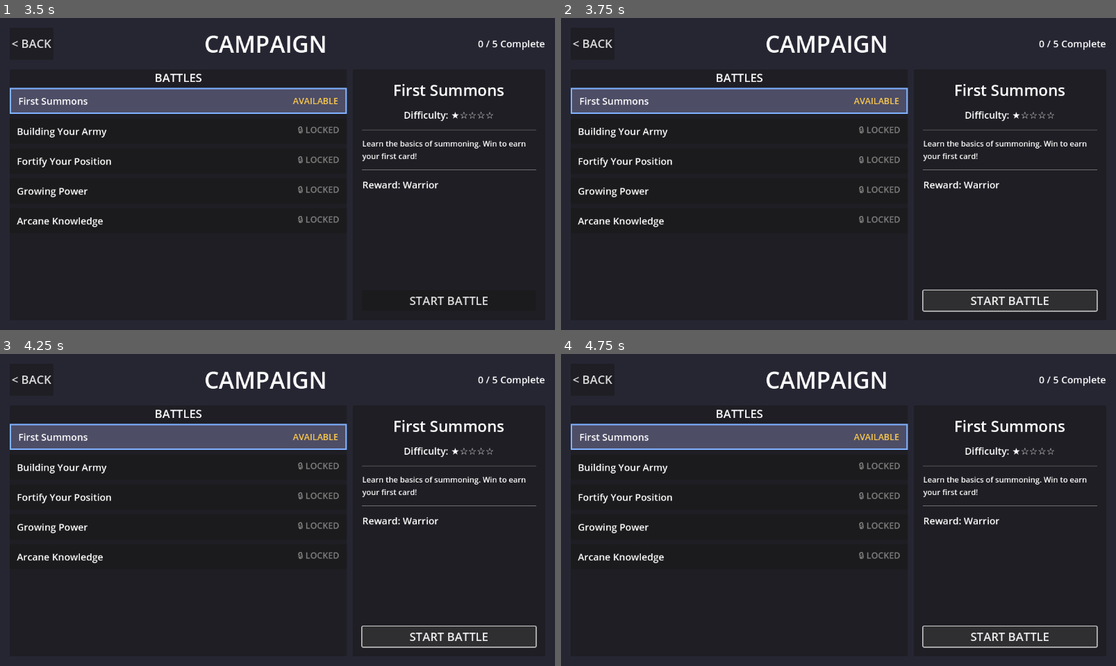
Above: before the commit, frames 1-4 (two rows, left to right).
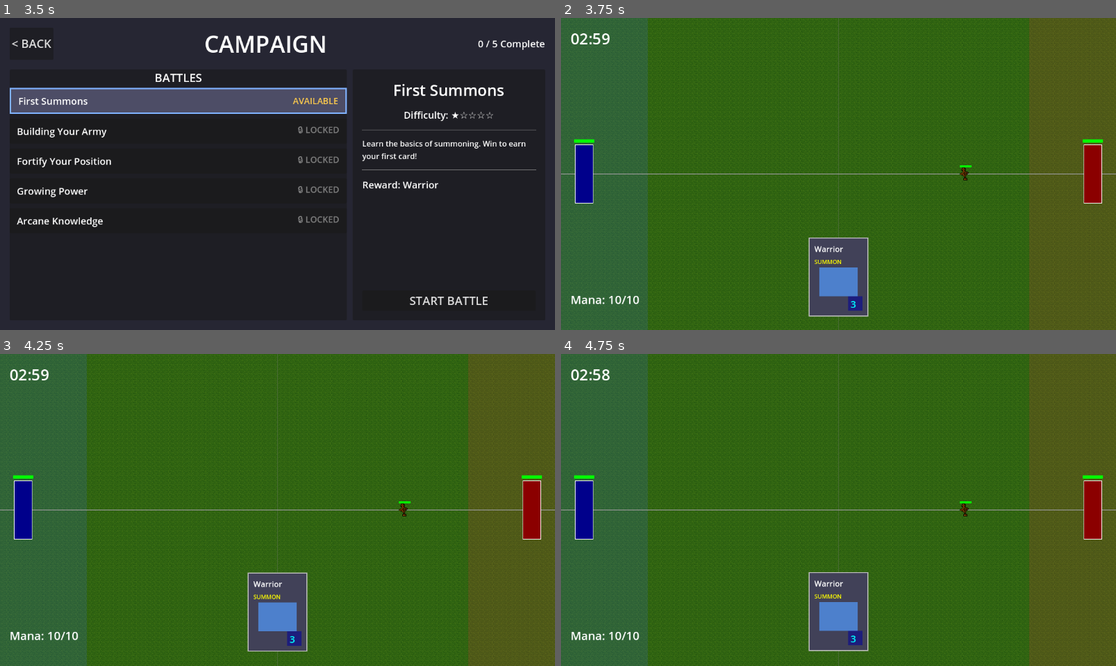
Above: after the commit, the same moments.

Repository: amari-charles/project-summoner
Game: Godot game, scene res://scenes/ui/main_menu.tscn
Same seed, same stepped clock (60 frames per second), same inputs: the game is played once before the commit and once after it.
Inputs (mouse positions are in pixels of both pictures, inside the frame that each line leads up to):
- Up to frame 1 (3.5 s): click "PLAY" at 0.5 s; click "SELECT" at 1.25 s; click "CHOOSE WARRIOR" at 2 s; click (177, 99) at 2.75 s
- Up to frame 2 (3.75 s): click "START BATTLE" at 3.5 s
- Up to frame 3 (4.25 s): no input
- Up to frame 4 (4.75 s): click (1010, 637) at 4.25 s, where only the run before the commit has a clickable "START BATTLE"

Frame 1 is identical in both runs. In frame 2, 100% of the frame differs, in the area x 0-100%, y 0-100%; in frame 3, 100%; in frame 4, 100%.

Commit message:
Fix battle scene path in campaign screen
Changed scene path from res://scenes/test_game.tscn to the correct
path res://scenes/battlefield/test_game.tscn

🤖 Generated with [Claude Code](https://claude.com/claude-code)

Co-Authored-By: Claude <noreply@anthropic.com>

Diff:
--- a/scripts/ui/campaign_screen.gd
+++ b/scripts/ui/campaign_screen.gd
@@ -247,7 +247,7 @@
 			get_node("/root/ProfileRepo").save_profile(true)  # Force immediate save
 
 	# Launch battle scene
-	get_tree().change_scene_to_file("res://scenes/test_game.tscn")
+	get_tree().change_scene_to_file("res://scenes/battlefield/test_game.tscn")
 
 ## =============================================================================
 ## NAVIGATION
